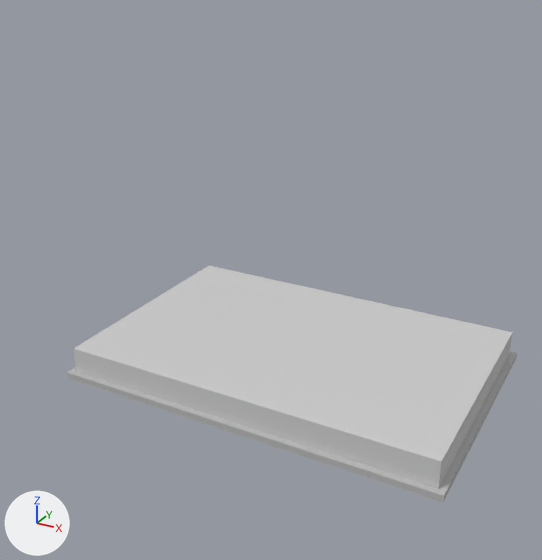
A saved change to the OBJ model backend/static/signs/Biển số nhà nền alu chữ nổi đồng.obj.
One viewpoint serves both versions: a 50 mm lens placed at (0.384, -0.368, 0.306), pointed at (0.139, 0.077, 0.083). Arrows for +X, +Y and +Z are at lower left; the lights stay in place. The first picture is the older version. Where no turn or scale is listed for an object, it has been applied to the vertices. Vertices at exactly the same position are counted once.

Names of what the first picture shows: 'bien_so_nha_nen_alu_chu_noi_dong'.
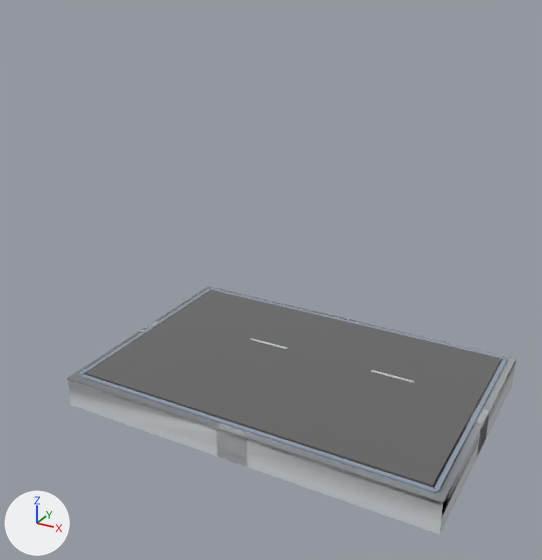
Boxes (x1, y1, x2, y2) around the edits, measured in the pictures (542 x 560 px; the box of a moved part takes in the faces that stretch with it):
'bien_so_nha_nen_alu_chu_noi_dong', reshaped
    before: (67, 266, 517, 502)
    after: (67, 286, 516, 535)
part 1 of me_bien_so_nha_nen_alu_chu_noi_dong, added
    after: (216, 316, 357, 467)
part 2 of me_bien_so_nha_nen_alu_chu_noi_dong, added
    after: (139, 321, 489, 457)
part 3 of me_bien_so_nha_nen_alu_chu_noi_dong, added
    after: (86, 290, 501, 487)
part 4 of me_bien_so_nha_nen_alu_chu_noi_dong, added
    after: (250, 338, 287, 349)
part 5 of me_bien_so_nha_nen_alu_chu_noi_dong, added
    after: (371, 370, 414, 383)
part 6 of me_bien_so_nha_nen_alu_chu_noi_dong, added
    after: (79, 374, 436, 493)
part 7 of me_bien_so_nha_nen_alu_chu_noi_dong, added
    after: (434, 359, 508, 493)
part 8 of me_bien_so_nha_nen_alu_chu_noi_dong, added
    after: (210, 288, 506, 360)
part 9 of me_bien_so_nha_nen_alu_chu_noi_dong, added
    after: (79, 288, 211, 375)
part 10 of me_bien_so_nha_nen_alu_chu_noi_dong, moved or reshaped
    before: (73, 266, 513, 488)
    after: (67, 360, 516, 535)
part 11 of me_bien_so_nha_nen_alu_chu_noi_dong, recoloured
    after: (68, 286, 516, 502)
part 12 of me_bien_so_nha_nen_alu_chu_noi_dong, recoloured
    before: (67, 351, 517, 502)
    after: (68, 361, 516, 505)

What the commit changed:
Material 'Mat_475569' (mat_mat_475569) is new.
Its base color is (0.278, 0.333, 0.412) (greyish blue #909cac).
Its roughness is 0.0.
Material 'Mat_e5e5e5' (mat_mat_e5e5e5) is new.
Its base color is (0.898, 0.898, 0.898) (white #f3f3f3).
Its roughness is 0.0.
Material 'Mat_222222' (mat_mat_222222) is new.
Its base color is (0.133, 0.133, 0.133) (dark grey #666666).
Its roughness is 0.0.
Material 'Mat_b0b8c0' (mat_mat_b0b8c0) is new.
Its base color is (0.69, 0.722, 0.753) (light grey #d8dde1).
Its roughness is 0.0.
me_bien_so_nha_nen_alu_chu_noi_dong is used by ob_bien_so_nha_nen_alu_chu_noi_dong; location (0.0, 0.0, 0.0).
me_bien_so_nha_nen_alu_chu_noi_dong had 16 vertices, 24 faces and spanned x 0.0..0.3, y 0.0..0.2, z 0.0..0.025.
me_bien_so_nha_nen_alu_chu_noi_dong no longer uses material mat_mat_a0a0a0 (light grey #cfcfcf).
me_bien_so_nha_nen_alu_chu_noi_dong now has 191 vertices, 314 faces and spans x 0.0..0.3, y 0.0..0.2, z -0.025..0.257.
me_bien_so_nha_nen_alu_chu_noi_dong part 1: a new loose piece, a box spanning x 0.138..0.162, y 0.0..0.2, z -0.025..0.0, in mat_mat_b0b8c0 (light grey #d8dde1).
me_bien_so_nha_nen_alu_chu_noi_dong part 2: a new loose piece, a box spanning x 0.0..0.3, y 0.087..0.112, z -0.025..0.0, in mat_mat_b0b8c0 (light grey #d8dde1).
me_bien_so_nha_nen_alu_chu_noi_dong part 3: a new loose piece, a box spanning x 0.01..0.29, y 0.01..0.19, z 0.0..0.002, in mat_mat_222222 (dark grey #666666).
me_bien_so_nha_nen_alu_chu_noi_dong part 4: a new loose piece, a box spanning x 0.095..0.13, y 0.12..0.1215, z 0.0012..0.0027, in mat_mat_b0b8c0 (light grey #d8dde1).
me_bien_so_nha_nen_alu_chu_noi_dong part 5: a new loose piece, a box spanning x 0.205..0.24, y 0.12..0.1215, z 0.0012..0.0027, in mat_mat_b0b8c0 (light grey #d8dde1).
me_bien_so_nha_nen_alu_chu_noi_dong part 6: a new loose piece, a box spanning x 0.007..0.293, y 0.0055..0.0085, z -0.0015..0.0015, in mat_mat_475569 (greyish blue #909cac).
me_bien_so_nha_nen_alu_chu_noi_dong part 7: a new loose piece, a box spanning x 0.2915..0.2945, y 0.007..0.193, z -0.0015..0.0015, in mat_mat_475569 (greyish blue #909cac).
me_bien_so_nha_nen_alu_chu_noi_dong part 8: a new loose piece, a box spanning x 0.007..0.293, y 0.1915..0.1945, z -0.0015..0.0015, in mat_mat_475569 (greyish blue #909cac).
me_bien_so_nha_nen_alu_chu_noi_dong part 9: a new loose piece, a box spanning x 0.0055..0.0085, y 0.007..0.193, z -0.0015..0.0015, in mat_mat_475569 (greyish blue #909cac).
Part 10, on me_bien_so_nha_nen_alu_chu_noi_dong:
8 vertices are removed from x 0.005..0.295, y 0.005..0.195, z 0.005..0.025.
14 faces are deleted.
4 vertices in x 0.0..0.3, y 0.0..0.2, z 0.005 move by (0.0, 0.0, -0.008).
9 vertices are added at x 0.0..0.3, y 0.0..0.2, z -0.025..0.003.
12 new faces join them, mat_mat_b0b8c0 (light grey #d8dde1).
me_bien_so_nha_nen_alu_chu_noi_dong part 11: 2 faces spanning x 0.0..0.3, y 0.0..0.2, z 0.0 switch from mat_mat_808080 (grey #bcbcbc) to mat_mat_b0b8c0 (light grey #d8dde1).
me_bien_so_nha_nen_alu_chu_noi_dong part 12: 10 faces spanning x 0.0..0.3, y 0.0..0.2, z -0.003..0.0 switch from mat_mat_808080 (grey #bcbcbc) to mat_mat_e5e5e5 (white #f3f3f3).
Other edits to the shape of me_bien_so_nha_nen_alu_chu_noi_dong do not show in these pictures.
me_bien_so_nha_nen_alu_chu_noi_dong gains material mat_mat_222222 (dark grey #666666).
me_bien_so_nha_nen_alu_chu_noi_dong gains material mat_mat_475569 (greyish blue #909cac).
